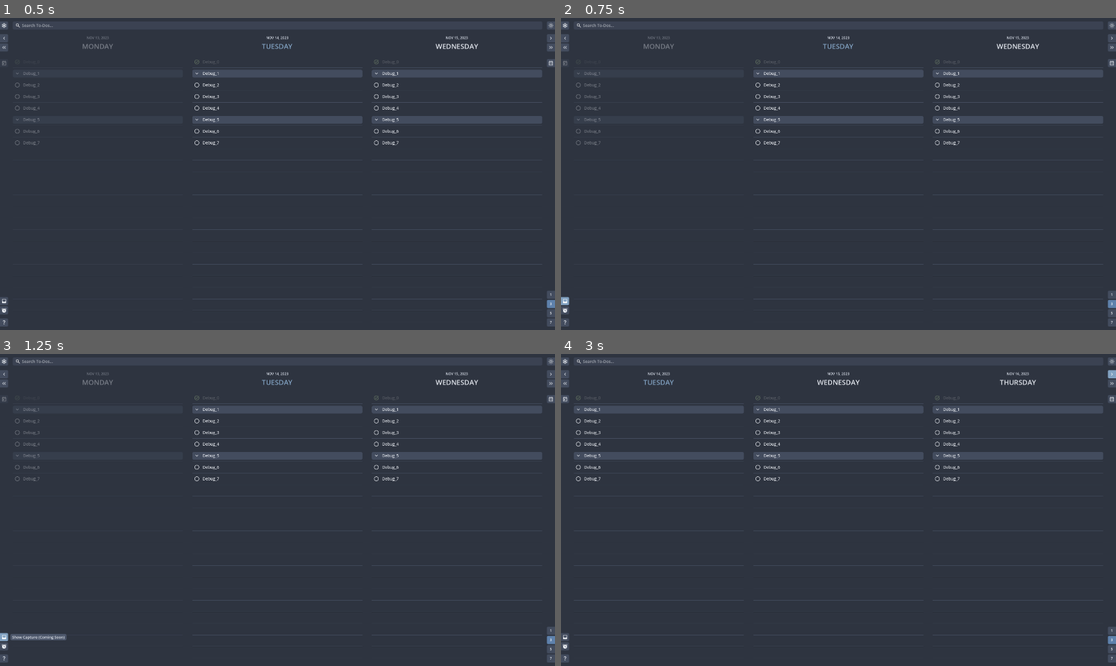
Above: before the commit, frames 1-4 (two rows, left to right).
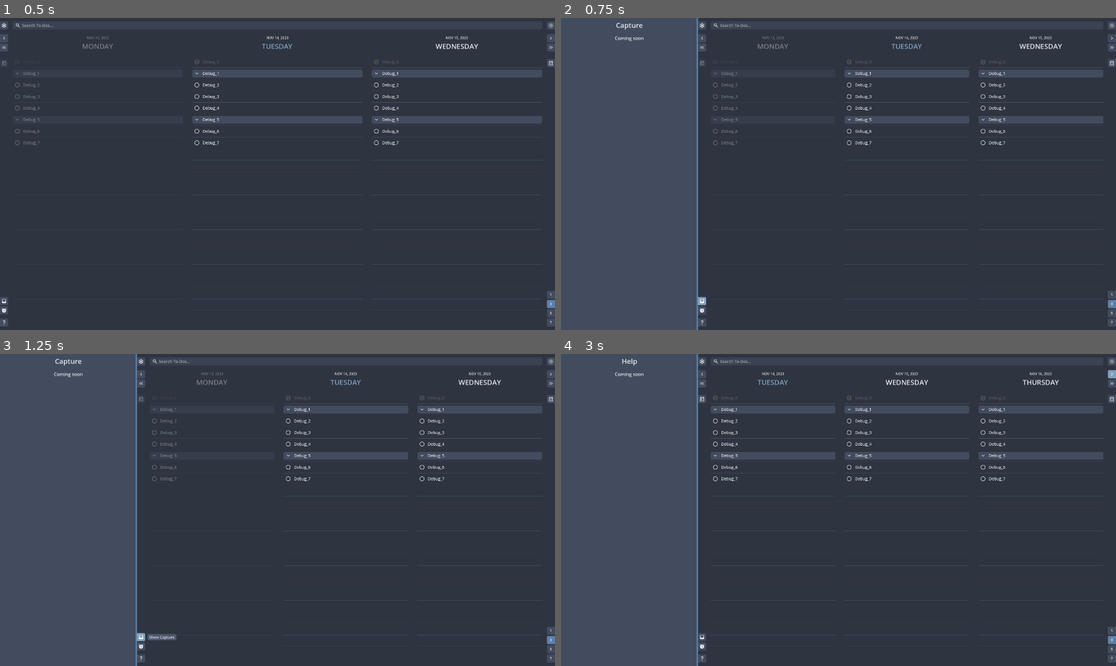
Above: after the commit, the same moments.

Repository: njamster/habituary
Game: Godot game, scene res://entry_point/entry_point.tscn
Two runs of this game, one before a commit and one after it. Both use one fixed random seed, a clock stepped at 60 frames per second and the inputs below.
Inputs (mouse positions are in pixels of both pictures, inside the frame that each line leads up to; where the layout moved, square brackets give the same spot in the first picture):
- Up to frame 1 (0.5 s): no input
- Up to frame 2 (0.75 s): click (566, 301) at 0.5 s
- Up to frame 3 (1.25 s): no input
- Up to frame 4 (3 s): click (699, 647) [566, 647] at 1.25 s; click (699, 659) [566, 659] at 2 s; click (1110, 372) at 2.75 s

Frame 1 is identical in both runs. In frame 2, 24% of the frame differs, in the area x 0-91%, y 0-100%; in frame 3, 24%; in frame 4, 24%, in the area x 0-90%, y 0-100%.

Commit message:
Add a (fold-out) side panel on the left side
This is supposed to be used for:
- the help panel
- the alarms panel
- the capture panel

The three respective buttons are functional now and unfold/fold the
panel when clicked. They also have shortcuts now: Press F1 to "show
help", F2 to "show alarms" and F3 to "show capture".
Consequently, "toggle_dark_mode" was remapped from F3 to F12.

The panel is scaled to match the size of a day column in the current
view mode, and should adapt to changes in the window size.

Diff:
--- a/autoloads/event_bus.gd
+++ b/autoloads/event_bus.gd
@@ -20,6 +20,12 @@
 signal calendar_button_pressed
 @warning_ignore("unused_signal")
 signal search_screen_button_pressed
+@warning_ignore("unused_signal")
+signal capture_button_pressed
+@warning_ignore("unused_signal")
+signal alarms_button_pressed
+@warning_ignore("unused_signal")
+signal help_button_pressed
 
 @warning_ignore("unused_signal")
 signal overlay_closed
--- a/autoloads/settings.gd
+++ b/autoloads/settings.gd
@@ -126,6 +126,10 @@
 			var search_bar_focused := theme.get_stylebox("panel", "SearchBar_Focused")
 			search_bar_focused.bg_color = NORD_02
 			theme.set_stylebox("panel", "SearchBar_Focused", search_bar_focused)
+
+			var side_panel := theme.get_stylebox("panel", "SidePanel")
+			side_panel.bg_color = NORD_02
+			theme.set_stylebox("panel", "SidePanel", side_panel)
 		else:
 			RenderingServer.set_default_clear_color("#ECEFF4")
 			theme.set_color("font_color", "Label", NORD_00)
@@ -191,6 +195,10 @@
 			var search_bar_focused := theme.get_stylebox("panel", "SearchBar_Focused")
 			search_bar_focused.bg_color = NORD_04
 			theme.set_stylebox("panel", "SearchBar_Focused", search_bar_focused)
+
+			var side_panel := theme.get_stylebox("panel", "SidePanel")
+			side_panel.bg_color = NORD_04
+			theme.set_stylebox("panel", "SidePanel", side_panel)
 		EventBus.dark_mode_changed.emit(dark_mode)
 
 
--- /dev/null
+++ b/main_window/extra_panels_widget/extra_panels_widget.gd
@@ -0,0 +1,13 @@
+extends VBoxContainer
+
+
+func _on_capture_pressed() -> void:
+	EventBus.capture_button_pressed.emit()
+
+
+func _on_alarms_pressed() -> void:
+	EventBus.alarms_button_pressed.emit()
+
+
+func _on_help_pressed() -> void:
+	EventBus.help_button_pressed.emit()
--- a/main_window/extra_panels_widget/extra_panels_widget.tscn
+++ b/main_window/extra_panels_widget/extra_panels_widget.tscn
@@ -1,36 +1,58 @@
-[gd_scene load_steps=5 format=3 uid="uid://bmrx40aplh6c1"]
+[gd_scene load_steps=12 format=3 uid="uid://bmrx40aplh6c1"]
 
+[ext_resource type="Script" path="res://main_window/extra_panels_widget/extra_panels_widget.gd" id="1_5x0ik"]
 [ext_resource type="Texture2D" uid="uid://b6m2sbtuimpqj" path="res://main_window/extra_panels_widget/images/help.svg" id="1_ywxe7"]
 [ext_resource type="Script" path="res://custom/tooltip.gd" id="3_diiyk"]
 [ext_resource type="Texture2D" uid="uid://bpfw6aor5w57f" path="res://main_window/extra_panels_widget/images/capture.svg" id="4_h4on7"]
 [ext_resource type="Texture2D" uid="uid://dv4okd56jtc61" path="res://main_window/extra_panels_widget/images/alarms.svg" id="5_u4xd2"]
 
+[sub_resource type="InputEventAction" id="InputEventAction_dtnv5"]
+action = &"show_capture"
+
+[sub_resource type="Shortcut" id="Shortcut_1oi36"]
+events = [SubResource("InputEventAction_dtnv5")]
+
+[sub_resource type="InputEventAction" id="InputEventAction_ux27k"]
+action = &"show_alarms"
+
+[sub_resource type="Shortcut" id="Shortcut_5eyie"]
+events = [SubResource("InputEventAction_ux27k")]
+
+[sub_resource type="InputEventAction" id="InputEventAction_j70y2"]
+action = &"show_help"
+
+[sub_resource type="Shortcut" id="Shortcut_ndv5d"]
+events = [SubResource("InputEventAction_j70y2")]
+
 [node name="ExtraPanelsWidget" type="VBoxContainer"]
 size_flags_vertical = 10
+script = ExtResource("1_5x0ik")
 
 [node name="Capture" type="Button" parent="."]
 layout_mode = 2
 focus_mode = 0
 mouse_default_cursor_shape = 2
 theme_type_variation = &"LeftSidebarButton"
+shortcut = SubResource("Shortcut_1oi36")
 shortcut_in_tooltip = false
 icon = ExtResource("4_h4on7")
 
 [node name="Tooltip" type="Node" parent="Capture"]
 script = ExtResource("3_diiyk")
-text = "Show Capture (Coming Soon)"
+text = "Show Capture"
 
 [node name="Alarms" type="Button" parent="."]
 layout_mode = 2
 focus_mode = 0
 mouse_default_cursor_shape = 2
 theme_type_variation = &"LeftSidebarButton"
+shortcut = SubResource("Shortcut_5eyie")
 shortcut_in_tooltip = false
 icon = ExtResource("5_u4xd2")
 
 [node name="Tooltip" type="Node" parent="Alarms"]
 script = ExtResource("3_diiyk")
-text = "Show Alarms (Coming Soon)"
+text = "Show Alarms"
 
 [node name="Spacer" type="Control" parent="."]
 custom_minimum_size = Vector2(0, 6)
@@ -41,9 +63,14 @@
 focus_mode = 0
 mouse_default_cursor_shape = 2
 theme_type_variation = &"LeftSidebarButton"
+shortcut = SubResource("Shortcut_ndv5d")
 shortcut_in_tooltip = false
 icon = ExtResource("1_ywxe7")
 
 [node name="Tooltip" type="Node" parent="Help"]
 script = ExtResource("3_diiyk")
-text = "Show Help (Coming Soon)"
+text = "Show Help"
+
+[connection signal="pressed" from="Capture" to="." method="_on_capture_pressed"]
+[connection signal="pressed" from="Alarms" to="." method="_on_alarms_pressed"]
+[connection signal="pressed" from="Help" to="." method="_on_help_pressed"]
--- a/main_window/main_window.tscn
+++ b/main_window/main_window.tscn
@@ -1,6 +1,7 @@
-[gd_scene load_steps=10 format=3 uid="uid://bdu13hjjrxtck"]
+[gd_scene load_steps=11 format=3 uid="uid://bdu13hjjrxtck"]
 
 [ext_resource type="Script" path="res://main_window/main_window.gd" id="1_cqr1i"]
+[ext_resource type="PackedScene" uid="uid://bbv588umdv0q4" path="res://main_window/side_panel/side_panel.tscn" id="1_rij1k"]
 [ext_resource type="PackedScene" uid="uid://bjv3cb21jdiu3" path="res://main_window/navigation_bar_left/navigation_bar_left.tscn" id="2_l73p5"]
 [ext_resource type="PackedScene" uid="uid://dgxug4yl0qg3x" path="res://main_window/appearance_widget/appearance_widget.tscn" id="2_qblvu"]
 [ext_resource type="PackedScene" uid="uid://dw6xo448aao72" path="res://main_window/top_bar/top_bar.tscn" id="2_tkl15"]
@@ -10,50 +11,68 @@
 [ext_resource type="PackedScene" uid="uid://esddcur57ihc" path="res://main_window/list_view/list_view.tscn" id="7_ajas6"]
 [ext_resource type="PackedScene" uid="uid://cih6c2f3oxfl0" path="res://main_window/drag_overlay/drag_overlay.tscn" id="7_mttq0"]
 
-[node name="MainWindow" type="MarginContainer"]
+[node name="Control" type="Control"]
+layout_mode = 3
 anchors_preset = 15
 anchor_right = 1.0
 anchor_bottom = 1.0
 grow_horizontal = 2
 grow_vertical = 2
+
+[node name="HBox" type="HBoxContainer" parent="."]
+layout_mode = 1
+anchors_preset = 15
+anchor_right = 1.0
+anchor_bottom = 1.0
+grow_horizontal = 2
+grow_vertical = 2
+theme_override_constants/separation = 0
+
+[node name="SidePanel" parent="HBox" instance=ExtResource("1_rij1k")]
+layout_mode = 2
+
+[node name="MainWindow" type="MarginContainer" parent="HBox"]
+layout_mode = 2
+size_flags_horizontal = 3
 theme_override_constants/margin_top = 12
 theme_override_constants/margin_bottom = 12
 script = ExtResource("1_cqr1i")
 minimum_vertical_margin = 12
 
-[node name="VBox" type="VBoxContainer" parent="."]
+[node name="VBox" type="VBoxContainer" parent="HBox/MainWindow"]
 layout_mode = 2
+size_flags_horizontal = 3
 theme_override_constants/separation = 16
 
-[node name="TopBar" parent="VBox" instance=ExtResource("2_tkl15")]
+[node name="TopBar" parent="HBox/MainWindow/VBox" instance=ExtResource("2_tkl15")]
 layout_mode = 2
 
-[node name="HBox" type="HBoxContainer" parent="VBox"]
+[node name="HBox" type="HBoxContainer" parent="HBox/MainWindow/VBox"]
 layout_mode = 2
 size_flags_vertical = 3
 theme_override_constants/separation = 16
 
-[node name="ToolbarLeft" type="VBoxContainer" parent="VBox/HBox"]
+[node name="ToolbarLeft" type="VBoxContainer" parent="HBox/MainWindow/VBox/HBox"]
 layout_mode = 2
 theme_override_constants/separation = 0
 
-[node name="NavigationBarLeft" parent="VBox/HBox/ToolbarLeft" instance=ExtResource("2_l73p5")]
+[node name="NavigationBarLeft" parent="HBox/MainWindow/VBox/HBox/ToolbarLeft" instance=ExtResource("2_l73p5")]
 layout_mode = 2
 
-[node name="ExtraPanelsWidget" parent="VBox/HBox/ToolbarLeft" instance=ExtResource("6_1c6x1")]
+[node name="ExtraPanelsWidget" parent="HBox/MainWindow/VBox/HBox/ToolbarLeft" instance=ExtResource("6_1c6x1")]
 layout_mode = 2
 
-[node name="ListView" parent="VBox/HBox" instance=ExtResource("7_ajas6")]
+[node name="ListView" parent="HBox/MainWindow/VBox/HBox" instance=ExtResource("7_ajas6")]
 layout_mode = 2
 size_flags_horizontal = 3
 
-[node name="ToolbarRight" type="VBoxContainer" parent="VBox/HBox"]
+[node name="ToolbarRight" type="VBoxContainer" parent="HBox/MainWindow/VBox/HBox"]
 layout_mode = 2
 
-[node name="NavigationBarRight" parent="VBox/HBox/ToolbarRight" instance=ExtResource("5_s2ne8")]
+[node name="NavigationBarRight" parent="HBox/MainWindow/VBox/HBox/ToolbarRight" instance=ExtResource("5_s2ne8")]
 layout_mode = 2
 
-[node name="AppearanceWidget" parent="VBox/HBox/ToolbarRight" instance=ExtResource("2_qblvu")]
+[node name="AppearanceWidget" parent="HBox/MainWindow/VBox/HBox/ToolbarRight" instance=ExtResource("2_qblvu")]
 layout_mode = 2
 size_flags_vertical = 10
 
--- /dev/null
+++ b/main_window/side_panel/side_panel.gd
@@ -0,0 +1,37 @@
+extends PanelContainer
+
+
+func _ready() -> void:
+	self.hide()
+
+	for panel in [$Capture, $Alarms, $Help]:
+		panel.hide()
+
+	EventBus.capture_button_pressed.connect(_toggle_panel.bind($Capture))
+	EventBus.alarms_button_pressed.connect(_toggle_panel.bind($Alarms))
+	EventBus.help_button_pressed.connect(_toggle_panel.bind($Help))
+
+	EventBus.view_mode_changed.connect(func(_view_mode): _calculate_minimum_width())
+	get_viewport().size_changed.connect(_calculate_minimum_width)
+
+
+func _toggle_panel(target : Control) -> void:
+	for panel in [$Capture, $Alarms, $Help]:
+		if panel == target:
+			panel.visible = not panel.visible
+			if panel.visible:
+				self.show()
+			else:
+				self.hide()
+		else:
+			panel.hide()
+
+
+func _on_visibility_changed() -> void:
+	if self.visible:
+		_calculate_minimum_width()
+
+
+func _calculate_minimum_width() -> void:
+	# FIXME: get rid of the hardcoded values
+	custom_minimum_size.x = (get_window().size.x - 2 * 28 + 2 * 16) / float(Settings.view_mode + 1)
--- /dev/null
+++ b/main_window/side_panel/side_panel.tscn
@@ -0,0 +1,54 @@
+[gd_scene load_steps=2 format=3 uid="uid://bbv588umdv0q4"]
+
+[ext_resource type="Script" path="res://main_window/side_panel/side_panel.gd" id="1_mcu5f"]
+
+[node name="SidePanel" type="PanelContainer"]
+theme_type_variation = &"SidePanel"
+script = ExtResource("1_mcu5f")
+
+[node name="Capture" type="VBoxContainer" parent="."]
+layout_mode = 2
+theme_override_constants/separation = 16
+
+[node name="Heading" type="Label" parent="Capture"]
+layout_mode = 2
+theme_override_font_sizes/font_size = 24
+text = "Capture"
+horizontal_alignment = 1
+
+[node name="Label" type="Label" parent="Capture"]
+layout_mode = 2
+text = "Coming soon"
+horizontal_alignment = 1
+
+[node name="Alarms" type="VBoxContainer" parent="."]
+layout_mode = 2
+theme_override_constants/separation = 16
+
+[node name="Heading" type="Label" parent="Alarms"]
+layout_mode = 2
+theme_override_font_sizes/font_size = 24
+text = "Alarms"
+horizontal_alignment = 1
+
+[node name="Label" type="Label" parent="Alarms"]
+layout_mode = 2
+text = "Coming soon"
+horizontal_alignment = 1
+
+[node name="Help" type="VBoxContainer" parent="."]
+layout_mode = 2
+theme_override_constants/separation = 16
+
+[node name="Heading" type="Label" parent="Help"]
+layout_mode = 2
+theme_override_font_sizes/font_size = 24
+text = "Help"
+horizontal_alignment = 1
+
+[node name="Label" type="Label" parent="Help"]
+layout_mode = 2
+text = "Coming soon"
+horizontal_alignment = 1
+
+[connection signal="visibility_changed" from="." to="." method="_on_visibility_changed"]
--- a/project.godot
+++ b/project.godot
@@ -95,7 +95,7 @@
 }
 toggle_dark_mode={
 "deadzone": 0.5,
-"events": [Object(InputEventKey,"resource_local_to_scene":fa …(145 unchanged characters)… lse,"keycode":0,"physical_keycode":4194334,"key_label":0,"unicode":0,"location":0,"echo":false,"script":null)
+"events": [Object(InputEventKey,"resource_local_to_scene":fa …(145 unchanged characters)… lse,"keycode":0,"physical_keycode":4194343,"key_label":0,"unicode":0,"location":0,"echo":false,"script":null)
 ]
 }
 toggle_fullscreen={
@@ -113,6 +113,21 @@
 "events": [Object(InputEventKey,"resource_local_to_scene":false,"resource_name":"","device":-1,"window_id":0,"alt_press …(191 unchanged characters)…
 ]
 }
+show_help={
+"deadzone": 0.5,
+"events": [Object(InputEventKey,"resource_local_to_scene":false,"resource_name":"","device":-1,"window_id":0,"alt_pressed":false,"shift_pressed":false,"ctrl_pressed":false,"meta_pressed":false,"pressed":false,"keycode":0,"physical_keycode":4194332,"key_label":0,"unicode":0,"location":0,"echo":false,"script":null)
+]
+}
+show_alarms={
+"deadzone": 0.5,
+"events": [Object(InputEventKey,"resource_local_to_scene":false,"resource_name":"","device":-1,"window_id":0,"alt_pressed":false,"shift_pressed":false,"ctrl_pressed":false,"meta_pressed":false,"pressed":false,"keycode":0,"physical_keycode":4194333,"key_label":0,"unicode":0,"location":0,"echo":false,"script":null)
+]
+}
+show_capture={
+"deadzone": 0.5,
+"events": [Object(InputEventKey,"resource_local_to_scene":false,"resource_name":"","device":-1,"window_id":0,"alt_pressed":false,"shift_pressed":false,"ctrl_pressed":false,"meta_pressed":false,"pressed":false,"keycode":0,"physical_keycode":4194334,"key_label":0,"unicode":0,"location":0,"echo":false,"script":null)
+]
+}
 
 [rendering]
 
--- a/theme/default_theme.tres
+++ b/theme/default_theme.tres
@@ -306,6 +306,15 @@
 corner_radius_top_right = 5
 corner_radius_bottom_right = 5
 corner_radius_bottom_left = 5
+
+[sub_resource type="StyleBoxFlat" id="StyleBoxFlat_0oodh"]
+content_margin_left = 8.0
+content_margin_top = 8.0
+content_margin_right = 8.0
+content_margin_bottom = 8.0
+bg_color = Color(0.262745, 0.298039, 0.368627, 1)
+border_width_right = 4
+border_color = Color(0.368627, 0.505882, 0.67451, 1)
 
 [sub_resource type="StyleBoxFlat" id="StyleBoxFlat_4010s"]
 content_margin_left = 6.0
@@ -379,6 +388,8 @@
 SearchBar/styles/panel = SubResource("StyleBoxFlat_fb5wc")
 SearchBar_Focused/base_type = &"PanelContainer"
 SearchBar_Focused/styles/panel = SubResource("StyleBoxFlat_g2gwl")
+SidePanel/base_type = &"PanelContainer"
+SidePanel/styles/panel = SubResource("StyleBoxFlat_0oodh")
 SubtleLabel/base_type = &"Label"
 SubtleLabel/colors/font_color = Color(0.847059, 0.870588, 0.913725, 1)
 TooltipLabel/font_sizes/font_size = 13
Not shown: 1 places in theme/default_theme.tres that only renumber resources
